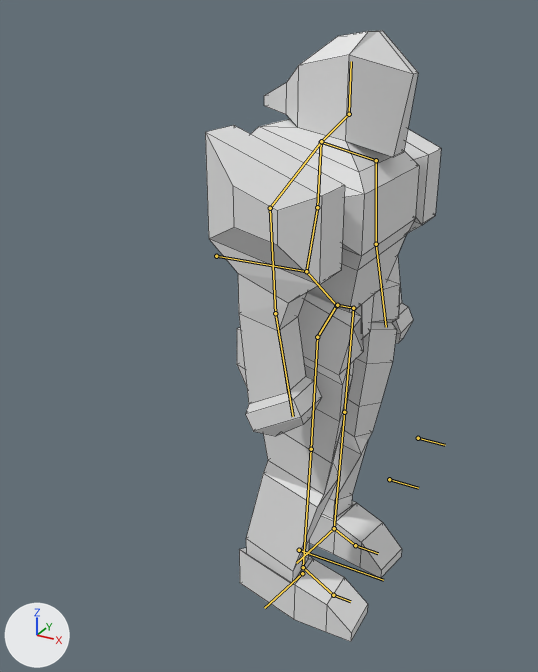
The Blender file Assets/Models/PlayerCharacter/PlayerCharacter.blend, before and after one commit.
Camera for both pictures: a camera (50 mm lens) standing at (3.23, -7.27, 6.78) and looking at (-0.53, -0.44, 3.37). The lights are fixed; the arrows at lower left show +X, +Y and +Z. The bones that bend it are drawn over the model as lines. Mesh edges are drawn as thin lines.

Objects in the first picture: 'PlayerCharacter'.
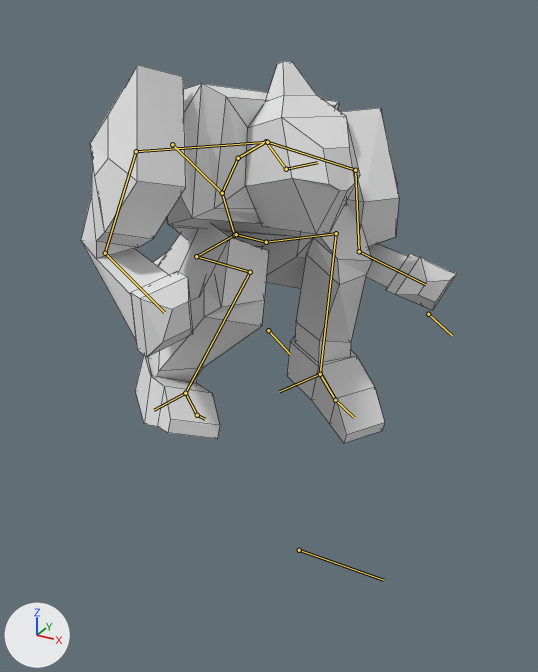
The newer file adds an action. The first version stands in its rest pose; the second is drawn at frame 14 of the action 'Damage'.

The change in detail:
Bone 'Leg.ik.r' (bone_leg_ik_r) moves from (0.0, 0.0, 0.0) to (-2.43, -1.52, -0.72).
Bone 'Leg.ik.r' (bone_leg_ik_r) turns from (0, 0, 0) to (21, 14, 23) degrees about its own x, y and z.
Bone 'Leg.ik.l' (bone_leg_ik_l) moves from (0.0, 0.0, 0.0) to (-1.5, -2.05, -0.41).
Bone 'Leg.ik.l' (bone_leg_ik_l) turns from (0, 0, 0) to (21, 14, 23) degrees about its own x, y and z.
Bone 'Root' (bone_root) moves from (0.0, 0.0, 0.0) to (-0.59, -0.99, 1.16).
Bone 'Root' (bone_root) turns from (0, 0, 0) to (-20, 0, -25) degrees about its own x, y and z.
Bone 'Stomach' (bone_stomach) turns from (0, 0, 0) to (11, -24, -23) degrees about its own x, y and z.
Bone 'Chest' (bone_chest) turns from (0, 0, 0) to (-10, -6, -24) degrees about its own x, y and z.
Bone 'Neck' (bone_neck) turns from (0, 0, 0) to (-20, 8, -8) degrees about its own x, y and z.
Bone 'Collarbone.l' (bone_collarbone_l) turns from (0, 0, 0) to (-1, -7, 14) degrees about its own x, y and z.
Bone 'UpperArm.l' (bone_upperarm_l) turns from (0, 0, 0) to (17, -3, -55) degrees about its own x, y and z.
Bone 'LowerArm.l' (bone_lowerarm_l) turns from (0, 0, 0) to (7, 41, -78) degrees about its own x, y and z.
Bone 'Collarbone.r' (bone_collarbone_r) turns from (0, 0, 0) to (-7, -16, -24) degrees about its own x, y and z.
Bone 'UpperArm.r' (bone_upperarm_r) turns from (0, 0, 0) to (-5, 28, -63) degrees about its own x, y and z.
Bone 'LowerArm.r' (bone_lowerarm_r) turns from (0, 0, 0) to (24, 27, -71) degrees about its own x, y and z.
Bone 'Foot.r' (bone_foot_r) turns from (0, 0, 0) to (44, 6, -11) degrees about its own x, y and z.
Bone 'Toe.r' (bone_toe_r) turns from (0, 0, 0) to (-10, 0, 0) degrees about its own x, y and z.
Bone 'Foot.l' (bone_foot_l) turns from (0, 0, 0) to (-8, 0, 1) degrees about its own x, y and z.

What differs and where, as boxes [x1, y1, x2, y2] in the pictures (538 x 672 px):
'PlayerCharacter', posed (59% wider, 37% shorter)
    before: [205, 30, 441, 641]
    after: [81, 61, 457, 443]
bone 'Leg.ik.r', root to tip
    before: (302, 573) to (264, 608)
    after: (185, 393) to (154, 410)
bone 'Leg.ik.l', root to tip
    before: (334, 528) to (296, 563)
    after: (320, 374) to (279, 391)
bone 'Root', root to tip
    before: (216, 256) to (306, 271)
    after: (172, 144) to (222, 193)
bone 'Stomach', root to tip
    before: (306, 271) to (317, 207)
    after: (222, 193) to (238, 158)
bone 'Chest', root to tip
    before: (317, 207) to (321, 142)
    after: (238, 158) to (266, 141)
bone 'Neck', root to tip
    before: (321, 142) to (349, 114)
    after: (266, 141) to (286, 169)
bone 'Collarbone.l', root to tip
    before: (321, 142) to (376, 160)
    after: (266, 141) to (355, 170)
bone 'UpperArm.l', root to tip
    before: (376, 160) to (376, 244)
    after: (355, 170) to (359, 251)
bone 'LowerArm.l', root to tip
    before: (376, 244) to (386, 327)
    after: (359, 251) to (425, 284)
bone 'Collarbone.r', root to tip
    before: (321, 141) to (270, 208)
    after: (267, 142) to (136, 151)
bone 'UpperArm.r', root to tip
    before: (270, 208) to (275, 313)
    after: (136, 151) to (105, 253)
bone 'LowerArm.r', root to tip
    before: (275, 313) to (293, 416)
    after: (105, 253) to (164, 312)
bone 'Foot.r', root to tip
    before: (303, 567) to (333, 595)
    after: (185, 393) to (197, 415)
bone 'Toe.r', root to tip
    before: (333, 595) to (350, 601)
    after: (197, 415) to (205, 419)
bone 'Foot.l', root to tip
    before: (334, 528) to (355, 545)
    after: (320, 374) to (335, 400)
